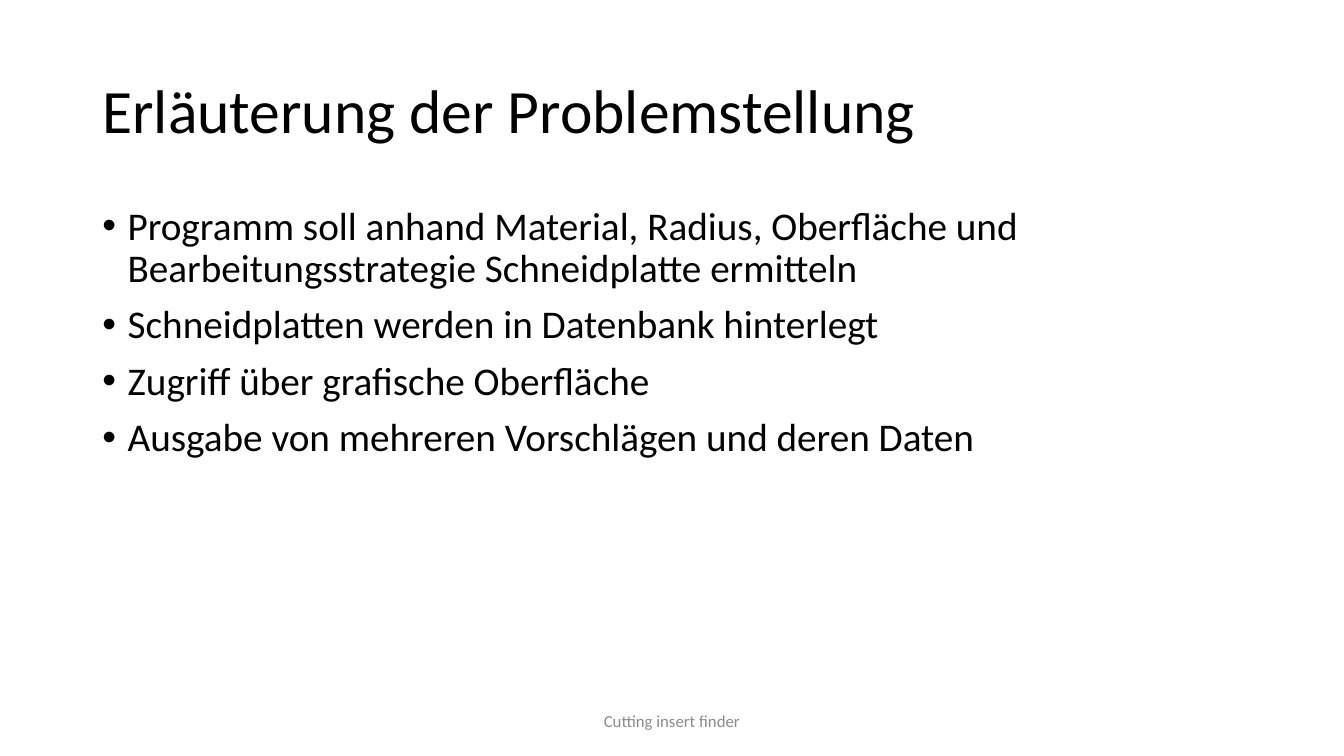
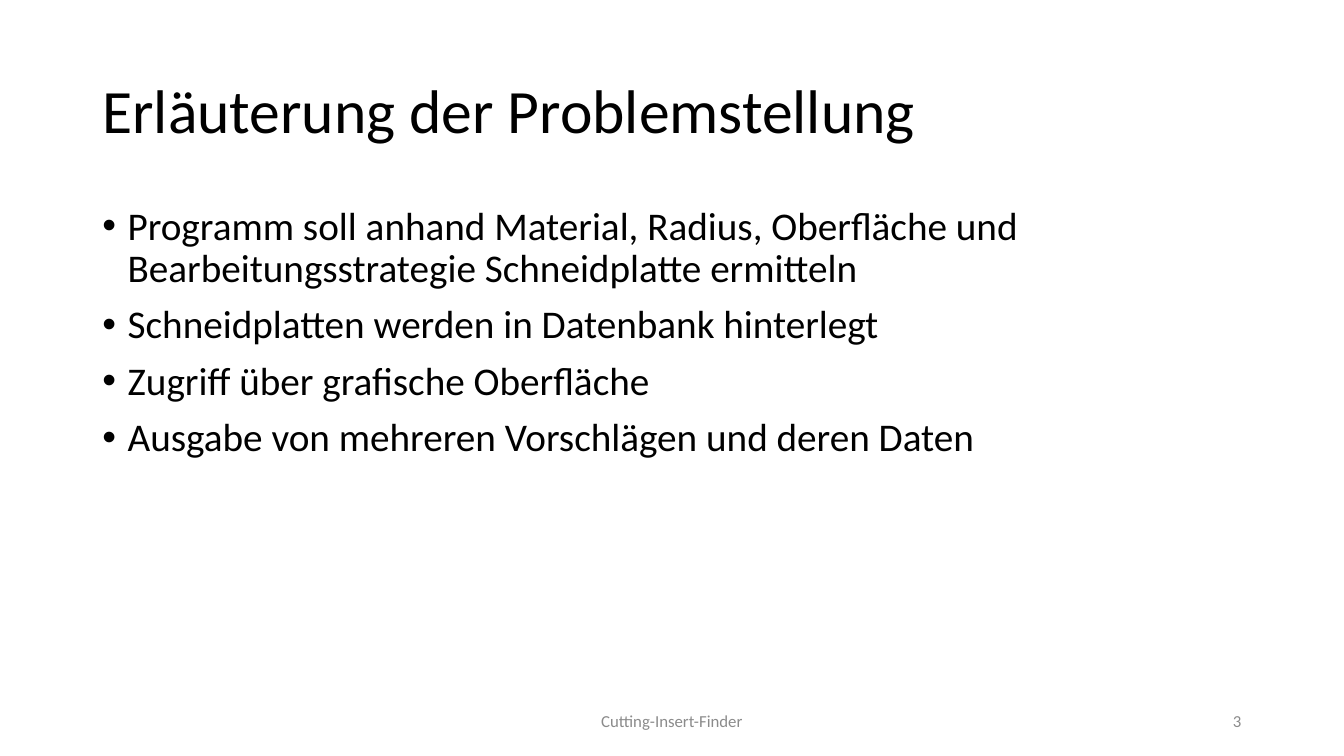
Before and after one commit to vinzenzdreher/DV-Projekt, a slide deck: slide 3 of 4_Praesentation/CuttingInsert Finder.pptx. Drawn at 1344x756 pixels with LibreOffice and Linux fonts; fonts in the diff are those of the drawing; background and template pictures are left out. Boxes give left, top, right and bottom in pixels: in the first picture for what was removed or moved away, otherwise in the second. Text is boxed around its words. In the diff, an @@ line names an element or a change of style, - is before the commit and + after.

```diff
--- a/4_Praesentation/CuttingInsert Finder.pptx
+++ b/4_Praesentation/CuttingInsert Finder.pptx
@@ text at (601, 715, 742, 730): text changed @@
-Cutting insert finder
+Cutting-Insert-Finder
@@ page number added at (1233, 716, 1241, 727), 12 pt, text #8C8C8C @@
+3
```
Also in this commit, not shown: 11 other slides changed, 1 slide added, 1 slide removed, 1 other file.
